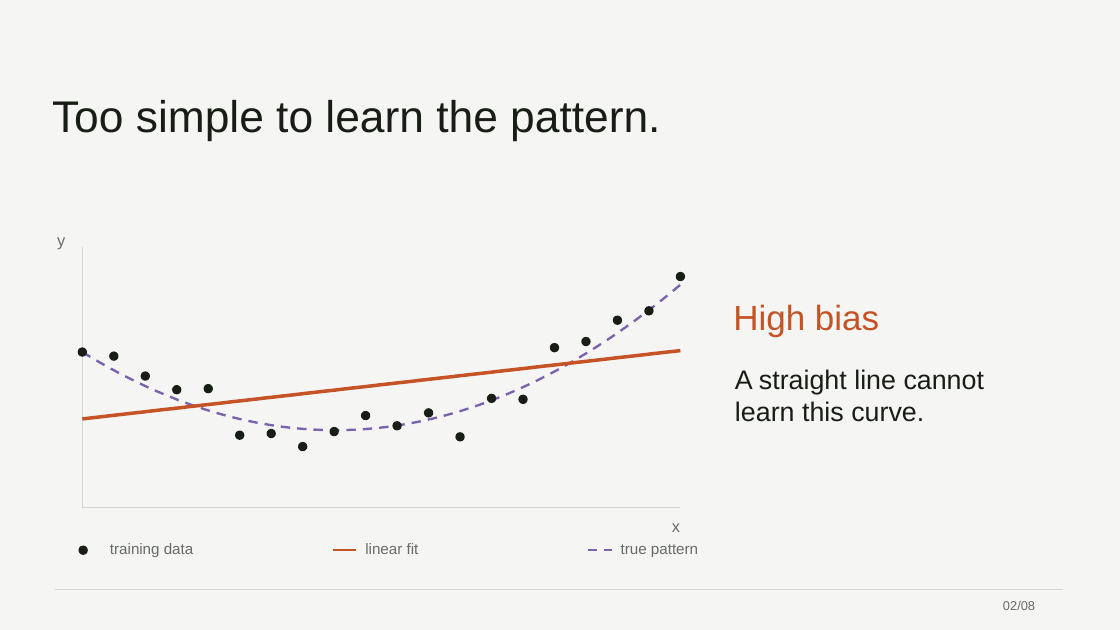
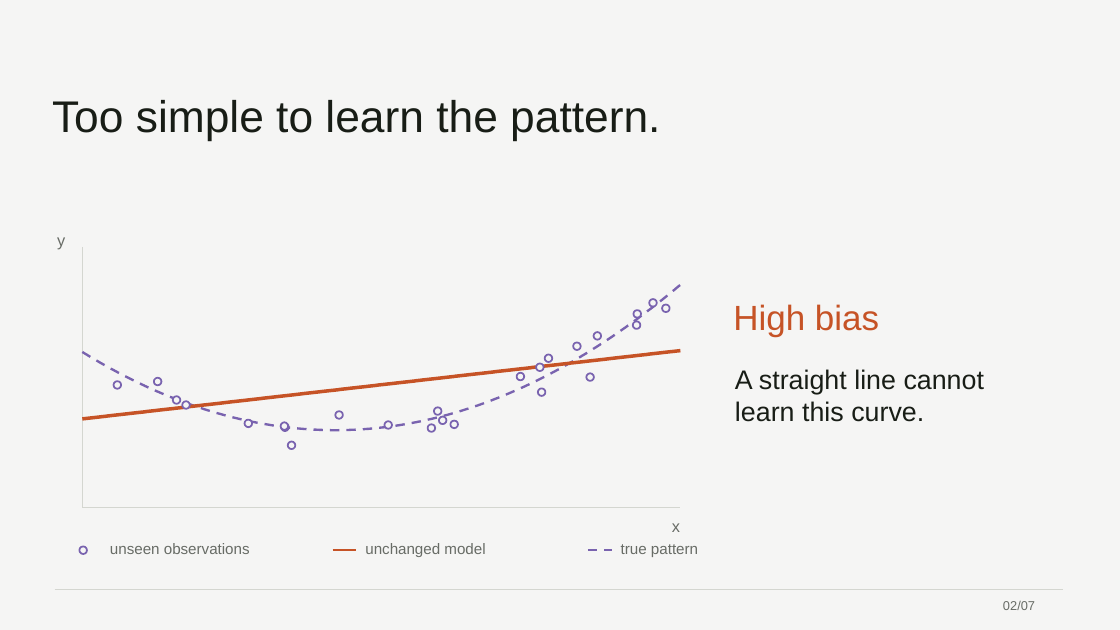
Before and after one commit to 0xABAN/classes, a slide deck: slide 2 of cmpsc-448/presentation/bias-variance-tradeoff.pptx. Drawn at 1120x630 pixels with LibreOffice and Linux fonts; fonts in the diff are those of the drawing. Boxes give left, top, right and bottom in pixels: in the first picture for what was removed or moved away, otherwise in the second. Text is boxed around its words. In the diff, an @@ line names an element or a change of style, - is before the commit and + after.

Commit message:
refactor(cmpsc-448): delay the good-fit reveal
open with two fits and compare them on identical unseen points
before revealing the good model, removing the redundant fourth slide

```diff
--- a/cmpsc-448/presentation/bias-variance-tradeoff.pptx
+++ b/cmpsc-448/presentation/bias-variance-tradeoff.pptx
@@ ellipse added at [649,299,657,307], fill #F5F5F4, outline #7963AF 1.5 pt @@
@@ ellipse: place and size @@
-ellipse at [614,317,622,324]
+ellipse at [633,322,640,329]
@@ 3 ellipses: place and size @@
-3 ellipses at [299,308,653,450]
+3 ellipses at [288,310,641,450]
@@ fill #181D16 to #F5F5F4; outline #181D16 1.5 pt to #7963AF 1.5 pt in 20 elements at [79,546,87,554], [385,421,392,429], [434,408,442,415], [288,442,296,450], [634,310,641,318], [573,343,581,350], [173,397,181,404], [154,378,161,386], [544,355,552,362], [281,423,289,431], [335,412,343,419], [633,322,640,329], [450,421,458,429], [245,420,252,428], [538,388,545,396], [182,402,190,409], [113,381,121,389], [281,423,288,430], [517,373,524,381], [662,305,670,313] @@
@@ ellipse: place and size @@
-ellipse at [676,273,684,281]
+ellipse at [662,305,670,313]
@@ ellipse removed at [79,349,87,356] @@
@@ ellipse: place and size @@
-ellipse at [551,344,559,351]
+ellipse at [544,355,552,362]
@@ ellipse: place and size @@
-ellipse at [582,338,590,345]
+ellipse at [573,343,581,350]
@@ ellipse added at [594,332,602,339], fill #F5F5F4, outline #7963AF 1.5 pt @@
@@ ellipse: place and size @@
-ellipse at [110,352,118,360]
+ellipse at [113,381,121,389]
@@ ellipse: place and size @@
-ellipse at [141,372,149,380]
+ellipse at [154,378,161,386]
@@ ellipse: place and size @@
-ellipse at [488,395,496,402]
+ellipse at [517,373,524,381]
@@ ellipse added at [536,364,544,371], fill #F5F5F4, outline #7963AF 1.5 pt @@
@@ ellipse: place and size @@
-ellipse at [519,396,527,403]
+ellipse at [538,388,545,396]
@@ ellipse added at [586,373,594,381], fill #F5F5F4, outline #7963AF 1.5 pt @@
@@ ellipse: place and size @@
-ellipse at [173,386,181,393]
+ellipse at [173,397,181,404]
@@ ellipse: place and size @@
-ellipse at [204,385,212,392]
+ellipse at [182,402,190,409]
@@ ellipse: place and size @@
-ellipse at [362,412,370,419]
+ellipse at [335,412,343,419]
@@ ellipse: place and size @@
-ellipse at [425,409,433,417]
+ellipse at [434,408,442,415]
@@ ellipse added at [439,417,446,424], fill #F5F5F4, outline #7963AF 1.5 pt @@
@@ ellipse: place and size @@
-ellipse at [236,432,244,439]
+ellipse at [245,420,252,428]
@@ ellipse: place and size @@
-ellipse at [267,430,275,438]
+ellipse at [281,423,289,431]
@@ ellipse: place and size @@
-ellipse at [330,428,338,435]
+ellipse at [281,423,288,430]
@@ ellipse added at [428,424,435,432], fill #F5F5F4, outline #7963AF 1.5 pt @@
@@ ellipse: place and size @@
-ellipse at [456,434,464,441]
+ellipse at [450,421,458,429]
@@ text at [110,543,250,554]: text changed @@
-training data
+unseen observations
@@ text at [365,543,485,557]: text changed @@
-linear fit
+unchanged model
@@ text at [1003,601,1035,610]: text changed @@
-02/08
+02/07
```
Also in this commit, not shown: 6 other slides changed, 1 slide removed, 3 other files.
